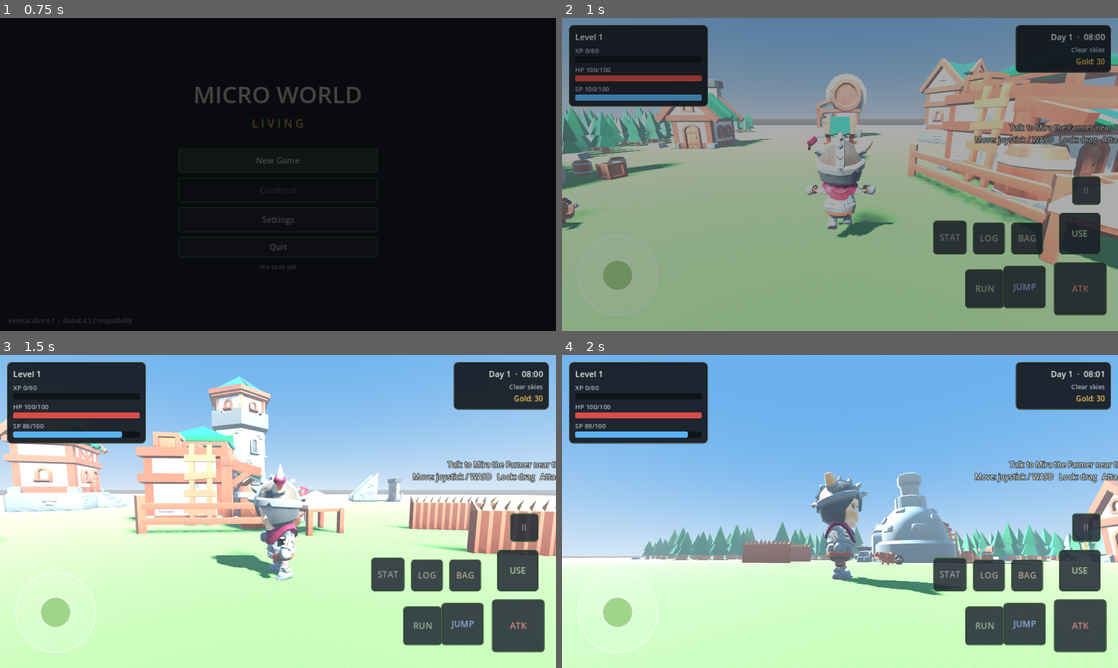
Above: before the commit, frames 1-4 (two rows, left to right).
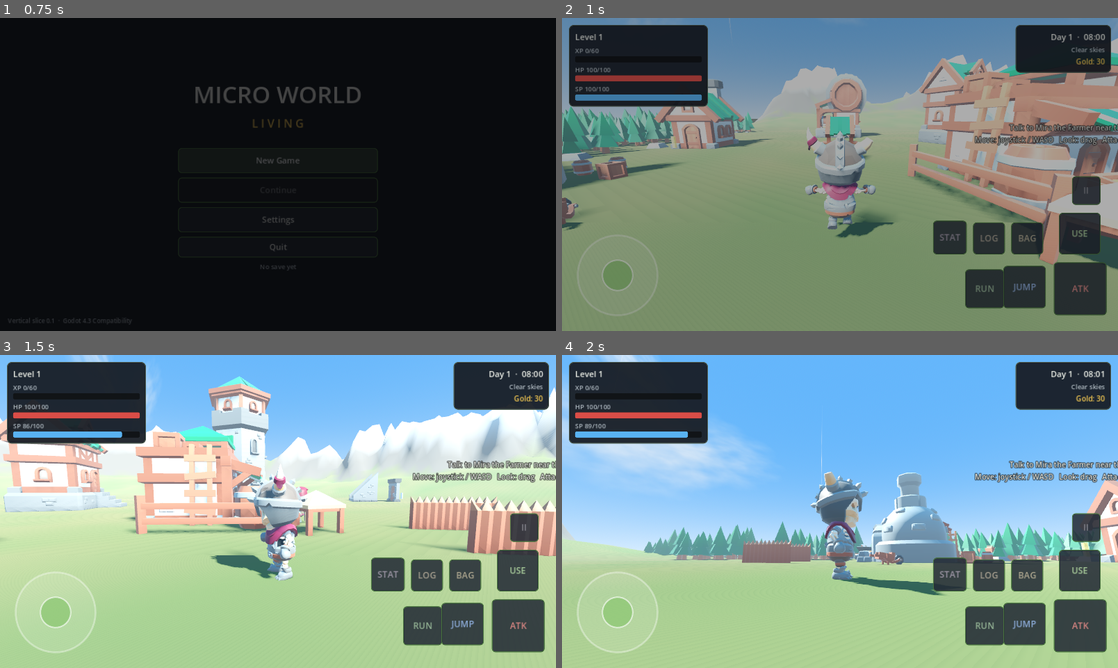
Above: after the commit, the same moments.

Repository: asdasdqqww111-lab/MICRO-WORLD-LIVING
Game: Godot game, scene res://scenes/main_menu/main_menu.tscn
Same seed, same stepped clock (60 frames per second), same inputs: the game is played once before the commit and once after it.
Inputs (mouse positions are in pixels of both pictures, inside the frame that each line leads up to):
- Up to frame 1 (0.75 s): click "New Game" at 0.5 s
- Up to frame 2 (1 s): no input
- Up to frame 3 (1.5 s): drag from (372, 511) to (333, 442) at 1.27 s
- Up to frame 4 (2 s): no input

Frame 1 is identical in both runs. In frame 2, 44% of the frame differs, in the area x 0-100%, y 0-100%; in frame 3, 51%; in frame 4, 32%.

Commit message:
phase B/C: procedural terrain, richer sky/lighting, drifting clouds, screenshot harness
- scripts/world/terrain.gd: seeded heightmap ArrayMesh (10k tris) + trimesh collider;
  village and western forest stay exactly flat so authored positions stay valid
- cloud_layer.gd: 12 unshaded drifting quads with an in-memory noise texture
- world_root: better ProceduralSky, filmic grade, aerial fog, moon light, clouds
- tests/screenshot_probe: renders 9 real captures to docs/screenshots (CI, GLES3)

Co-authored-by: arena-agent <297053741+arena-agent@users.noreply.github.com>

Diff:
--- /dev/null
+++ b/scripts/world/cloud_layer.gd
@@ -0,0 +1,79 @@
+class_name CloudLayer
+extends Node3D
+## Cheap drifting cloud deck: a dozen unshaded alpha quads with a procedurally
+## generated soft noise texture. No external assets, no volumetric raymarching,
+## so it stays inside the GLES3 / Android budget.
+
+const CLOUD_COUNT := 12
+const ALTITUDE := 78.0
+const SPREAD := 190.0
+const DRIFT := 1.6
+
+var _quads: Array[MeshInstance3D] = []
+var _speeds: Array[float] = []
+
+func _ready() -> void:
+	_build()
+
+func _build() -> void:
+	var texture := _make_texture()
+	var material := StandardMaterial3D.new()
+	material.shading_mode = BaseMaterial3D.SHADING_MODE_UNSHADED
+	material.transparency = BaseMaterial3D.TRANSPARENCY_ALPHA
+	material.albedo_texture = texture
+	material.albedo_color = Color(1.0, 1.0, 1.0, 0.72)
+	material.cull_mode = BaseMaterial3D.CULL_DISABLED
+	material.depth_draw_mode = BaseMaterial3D.DEPTH_DRAW_DISABLED
+	material.vertex_color_use_as_albedo = false
+
+	var rng := RandomNumberGenerator.new()
+	rng.seed = 4242
+	for i in CLOUD_COUNT:
+		var mesh := PlaneMesh.new()
+		var width := rng.randf_range(90.0, 170.0)
+		mesh.size = Vector2(width, width * rng.randf_range(0.35, 0.55))
+		var quad := MeshInstance3D.new()
+		quad.name = "Cloud%d" % i
+		quad.mesh = mesh
+		quad.material_override = material
+		quad.cast_shadow = GeometryInstance3D.SHADOW_CASTING_SETTING_OFF
+		quad.position = Vector3(
+			rng.randf_range(-SPREAD, SPREAD),
+			ALTITUDE + rng.randf_range(-6.0, 10.0),
+			rng.randf_range(-SPREAD, SPREAD))
+		quad.rotation.x = -PI * 0.5
+		quad.rotation.z = rng.randf_range(0.0, TAU)
+		quad.scale = Vector3.ONE * rng.randf_range(0.85, 1.3)
+		add_child(quad)
+		_quads.append(quad)
+		_speeds.append(rng.randf_range(0.6, 1.5))
+
+func _process(delta: float) -> void:
+	for i in _quads.size():
+		var quad := _quads[i]
+		if not is_instance_valid(quad):
+			continue
+		quad.position.x += DRIFT * _speeds[i] * delta
+		if quad.position.x > SPREAD:
+			quad.position.x = -SPREAD
+
+## Soft, irregular cloud sprite built in memory (no image files shipped).
+func _make_texture() -> ImageTexture:
+	const SIZE := 128
+	var image := Image.create(SIZE, SIZE, false, Image.FORMAT_RGBA8)
+	var noise := FastNoiseLite.new()
+	noise.seed = 77
+	noise.noise_type = FastNoiseLite.TYPE_SIMPLEX
+	noise.frequency = 0.035
+	noise.fractal_octaves = 4
+	var half := float(SIZE) * 0.5
+	for y in SIZE:
+		for x in SIZE:
+			var nx := (float(x) - half) / half
+			var ny := (float(y) - half) / half
+			var radial := clampf(1.0 - sqrt(nx * nx + ny * ny), 0.0, 1.0)
+			var puff := clampf(noise.get_noise_2d(float(x), float(y)) * 0.5 + 0.5, 0.0, 1.0)
+			var alpha := clampf(radial * (0.35 + puff * 0.95) - 0.12, 0.0, 1.0)
+			var shade := 0.88 + puff * 0.12
+			image.set_pixel(x, y, Color(shade, shade, shade * 0.99, alpha))
+	return ImageTexture.create_from_image(image)
--- /dev/null
+++ b/scripts/world/terrain.gd
@@ -0,0 +1,148 @@
+class_name Terrain
+extends RefCounted
+## Deterministic procedural terrain for the Eldoria valley.
+##
+## Replaces the old flat plane. Constraints that keep the vertical slice intact:
+##  * the village (r < FLAT_RADIUS) is exactly y = 0, so every existing prop,
+##    NPC, spawn point and collider keeps its authored position;
+##  * the western forest band (x <= FOREST_WEST_X) is also flat, so the
+##    MultiMesh trees and forest creature spawns stay grounded;
+##  * relief only appears between FLAT_RADIUS and RIDGE_END, then a mountain
+##    ring gives the horizon a real silhouette.
+## Generation is seeded, so saved worlds reload identically.
+
+const SIZE := 200.0
+const RES := 72
+const FLAT_RADIUS := 50.0
+const HILL_END := 78.0
+const RIDGE_END := 100.0
+const MAX_HILL := 7.5
+const MAX_RIDGE := 24.0
+const FOREST_WEST_X := -18.0
+
+const GRASS := Color(0.33, 0.45, 0.24)
+const GRASS_DRY := Color(0.45, 0.47, 0.28)
+const DIRT := Color(0.34, 0.27, 0.19)
+const ROCK := Color(0.36, 0.35, 0.33)
+const ROCK_LIGHT := Color(0.46, 0.45, 0.42)
+const SNOW := Color(0.86, 0.88, 0.9)
+
+static var _noise: FastNoiseLite
+static var _detail: FastNoiseLite
+
+static func _ensure_noise() -> void:
+	if _noise != null:
+		return
+	_noise = FastNoiseLite.new()
+	_noise.seed = 20261112
+	_noise.noise_type = FastNoiseLite.TYPE_SIMPLEX
+	_noise.frequency = 0.0085
+	_noise.fractal_type = FastNoiseLite.FRACTAL_FBM
+	_noise.fractal_octaves = 4
+	_noise.fractal_gain = 0.5
+	_detail = FastNoiseLite.new()
+	_detail.seed = 991
+	_detail.noise_type = FastNoiseLite.TYPE_SIMPLEX
+	_detail.frequency = 0.09
+	_detail.fractal_octaves = 2
+
+## Ground height at a world position. Safe to call from anywhere (static, seeded).
+static func height_at(x: float, z: float) -> float:
+	_ensure_noise()
+	var radius := sqrt(x * x + z * z)
+	if radius <= FLAT_RADIUS:
+		return 0.0
+	# Keep the western forest flat so trees/creatures/props stay authored.
+	var west_flat := smoothstep(FOREST_WEST_X, FOREST_WEST_X - 26.0, x)
+	var flatten := 1.0 - west_flat
+	if flatten <= 0.001:
+		return 0.0
+	var hill_mask := smoothstep(FLAT_RADIUS, HILL_END, radius)
+	var ridge_mask := smoothstep(HILL_END, RIDGE_END, radius)
+	var base := _noise.get_noise_2d(x, z)                       # -1..1
+	var height := hill_mask * MAX_HILL * (0.35 + 0.65 * (0.5 + 0.5 * base))
+	# Sharp, believable peaks: invert the noise distance into a ridge.
+	var ridge := pow(1.0 - absf(_noise.get_noise_2d(x * 1.7 + 120.0, z * 1.7 - 80.0)), 2.2)
+	height += ridge_mask * MAX_RIDGE * ridge
+	height += (hill_mask + ridge_mask) * 0.45 * _detail.get_noise_2d(x, z)
+	return maxf(0.0, height * flatten)
+
+## Terrain vertex colour: grass → dry grass → rock by slope, snow at altitude.
+static func color_at(x: float, z: float, height: float) -> Color:
+	var step := 1.6
+	var dx := height_at(x + step, z) - height_at(x - step, z)
+	var dz := height_at(x, z + step) - height_at(x, z - step)
+	var slope := sqrt(dx * dx + dz * dz) / (2.0 * step)        # 0 = flat, 1 = 45°
+	var color := GRASS.lerp(GRASS_DRY, clampf(_detail.get_noise_2d(x, z) * 0.5 + 0.5, 0.0, 1.0))
+	if height < 1.2:
+		color = color.lerp(DIRT, clampf(1.0 - height / 1.2, 0.0, 1.0) * 0.35)
+	color = color.lerp(ROCK.lerp(ROCK_LIGHT, 0.5), smoothstep(0.35, 0.75, slope))
+	color = color.lerp(SNOW, smoothstep(15.0, 21.0, height) * 0.85)
+	return color
+
+## Builds the terrain mesh + a static trimesh collider. Returns the body.
+static func build(parent: Node3D, size: float = SIZE, resolution: int = RES) -> StaticBody3D:
+	var body := StaticBody3D.new()
+	body.name = "Terrain"
+	body.collision_layer = 1
+	body.collision_mask = 0
+
+	var step := size / float(resolution)
+	var half := size * 0.5
+	var st := SurfaceTool.new()
+	st.begin(Mesh.PRIMITIVE_TRIANGLES)
+	for iz in resolution:
+		for ix in resolution:
+			var x0 := -half + float(ix) * step
+			var z0 := -half + float(iz) * step
+			var x1 := x0 + step
+			var z1 := z0 + step
+			var p00 := Vector3(x0, height_at(x0, z0), z0)
+			var p10 := Vector3(x1, height_at(x1, z0), z0)
+			var p01 := Vector3(x0, height_at(x0, z1), z1)
+			var p11 := Vector3(x1, height_at(x1, z1), z1)
+			_tri(st, p00, p10, p11)
+			_tri(st, p00, p11, p01)
+	st.generate_normals()
+	var mesh := st.commit()
+	mesh.resource_name = "TerrainMesh"
+
+	var instance := MeshInstance3D.new()
+	instance.name = "TerrainMesh"
+	instance.mesh = mesh
+	var mat := StandardMaterial3D.new()
+	mat.vertex_color_use_as_albedo = true
+	mat.roughness = 0.96
+	mat.metallic = 0.0
+	mat.specular_mode = BaseMaterial3D.SPECULAR_DISABLED
+	instance.material_override = mat
+	body.add_child(instance)
+
+	var shape := CollisionShape3D.new()
+	shape.name = "TerrainShape"
+	var concave := ConcavePolygonShape3D.new()
+	concave.set_faces(mesh.get_faces())
+	shape.shape = concave
+	body.add_child(shape)
+
+	parent.add_child(body)
+	body.global_position = Vector3.ZERO
+	return body
+
+static func _tri(st: SurfaceTool, a: Vector3, b: Vector3, c: Vector3) -> void:
+	# Counter-clockwise from above so normals point up.
+	st.set_color(color_at(a.x, a.z, a.y))
+	st.add_vertex(a)
+	st.set_color(color_at(b.x, b.z, b.y))
+	st.add_vertex(b)
+	st.set_color(color_at(c.x, c.z, c.y))
+	st.add_vertex(c)
+
+## Highest point of the terrain ring — used for sky/horizon framing.
+static func peak_height() -> float:
+	var best := 0.0
+	for probe in 48:
+		var angle := TAU * float(probe) / 48.0
+		var radius := RIDGE_END - 2.0
+		best = maxf(best, height_at(cos(angle) * radius, sin(angle) * radius))
+	return best
--- a/scripts/world/world_root.gd
+++ b/scripts/world/world_root.gd
@@ -9,7 +9,10 @@
 var dungeon: Dictionary = {}
 var forest_spawns: Array = []
 
+var terrain: StaticBody3D
 var sun: DirectionalLight3D
+var moon: DirectionalLight3D
+var clouds: CloudLayer
 var world_environment: WorldEnvironment
 var environment: Environment
 var day_night: DayNightCycle
@@ -34,20 +37,33 @@
 	environment.background_mode = Environment.BG_SKY
 	var sky := Sky.new()
 	var sky_material := ProceduralSkyMaterial.new()
-	sky_material.sky_top_color = Color(0.32, 0.55, 0.86)
-	sky_material.sky_horizon_color = Color(0.72, 0.82, 0.92)
-	sky_material.ground_bottom_color = Color(0.24, 0.26, 0.24)
-	sky_material.sun_angle_max = 12.0
+	# Semi-realistic stylized sky: deeper zenith, soft horizon haze, warm sun.
+	sky_material.sky_top_color = Color(0.22, 0.42, 0.76)
+	sky_material.sky_horizon_color = Color(0.66, 0.77, 0.88)
+	sky_material.sky_curve = 0.12
+	sky_material.ground_horizon_color = Color(0.42, 0.46, 0.44)
+	sky_material.ground_bottom_color = Color(0.2, 0.22, 0.21)
+	sky_material.ground_curve = 0.05
+	sky_material.sun_angle_max = 18.0
+	sky_material.sun_curve = 0.1
+	sky_material.sky_energy_multiplier = 1.0
 	sky.sky_material = sky_material
 	environment.sky = sky
 	environment.ambient_light_source = Environment.AMBIENT_SOURCE_SKY
-	environment.ambient_light_sky_contribution = 0.85
-	environment.ambient_light_energy = 0.7
+	environment.ambient_light_sky_contribution = 1.0
+	environment.ambient_light_energy = 0.9
 	environment.tonemap_mode = Environment.TONE_MAPPER_FILMIC
+	environment.tonemap_exposure = 1.05
+	# Gentle grade so the world is not washed-out; keeps mobile cost at zero.
+	environment.adjustment_enabled = true
+	environment.adjustment_contrast = 1.05
+	environment.adjustment_saturation = 1.08
+	environment.adjustment_brightness = 1.0
 	environment.fog_enabled = true
-	environment.fog_density = 0.006
-	environment.fog_light_color = Color(0.66, 0.73, 0.8)
-	environment.fog_sky_affect = 0.35
+	environment.fog_density = 0.0045
+	environment.fog_light_color = Color(0.62, 0.7, 0.8)
+	environment.fog_sky_affect = 0.3
+	environment.fog_aerial_perspective = 0.35
 	world_environment.environment = environment
 	add_child(world_environment)
 
@@ -55,12 +71,27 @@
 	sun.name = "Sun"
 	sun.shadow_enabled = true
 	sun.directional_shadow_mode = DirectionalLight3D.SHADOW_PARALLEL_2_SPLITS
-	sun.directional_shadow_max_distance = 70.0
-	sun.shadow_bias = 0.05
+	sun.directional_shadow_max_distance = 80.0
+	sun.shadow_bias = 0.04
+	sun.light_energy = 1.05
+	sun.light_color = Color(1.0, 0.96, 0.88)
 	add_child(sun)
 
+	moon = DirectionalLight3D.new()
+	moon.name = "Moon"
+	moon.shadow_enabled = false
+	moon.light_energy = 0.0
+	moon.light_color = Color(0.62, 0.72, 1.0)
+	add_child(moon)
+
+	clouds = CloudLayer.new()
+	clouds.name = "CloudLayer"
+	add_child(clouds)
+
 func _build_world() -> void:
-	WorldBuilder.build_ground(self, WorldBuilder.GROUND_SIZE)
+	# Terrain replaces the old flat plane (village + forest stay flat at y=0 so
+	# every authored position/collider remains valid).
+	terrain = Terrain.build(self, WorldBuilder.GROUND_SIZE)
 	landmarks = WorldBuilder.build_village(self)
 	interior = WorldBuilder.build_house_interior(self)
 	dungeon = WorldBuilder.build_dungeon(self)
--- /dev/null
+++ b/tests/screenshot_probe.gd
@@ -0,0 +1,96 @@
+extends Node3D
+## Renders the real game to PNGs so the visuals can be reviewed with evidence.
+## Requires a real rasteriser (CI runs it under xvfb + Mesa GLES3):
+##   xvfb-run -a godot --path . --rendering-driver opengl3 --resolution 1280x720 \
+##     tests/screenshot_probe.tscn
+## Output: res://docs/screenshots/*.png (committed by CI).
+
+const OUT_DIR := "res://docs/screenshots"
+
+# name, player position, camera yaw (deg), camera pitch (deg), distance, hud
+const SHOTS := [
+	{"name": "01_village_overview", "pos": Vector3(-8.0, 0.0, 16.0), "yaw": 18.0, "pitch": -20.0, "dist": 24.0, "hud": false},
+	{"name": "02_village_street", "pos": Vector3(2.0, 0.0, 7.0), "yaw": 165.0, "pitch": -8.0, "dist": 7.0, "hud": false},
+	{"name": "03_mountains", "pos": Vector3(0.0, 0.0, 12.0), "yaw": 0.0, "pitch": 4.0, "dist": 10.0, "hud": false},
+	{"name": "04_sky_clouds", "pos": Vector3(-4.0, 0.0, 18.0), "yaw": 40.0, "pitch": 26.0, "dist": 8.0, "hud": false},
+	{"name": "05_forest_floor", "pos": Vector3(-46.0, 0.0, 4.0), "yaw": 95.0, "pitch": -10.0, "dist": 9.0, "hud": false},
+	{"name": "06_house_interior", "pos": Vector3(500.0, 0.0, 2.0), "yaw": 0.0, "pitch": -8.0, "dist": 7.0, "hud": false},
+	{"name": "07_dungeon", "pos": Vector3(-500.0, 0.0, 4.0), "yaw": 0.0, "pitch": -6.0, "dist": 8.0, "hud": false},
+	{"name": "08_gameplay_hud", "pos": Vector3(-2.0, 0.0, 10.0), "yaw": 25.0, "pitch": -14.0, "dist": 11.0, "hud": true},
+]
+
+var _game: Node
+var _player: Player
+var _ui: Node
+
+func _ready() -> void:
+	_run()
+
+func _run() -> void:
+	DirAccess.make_dir_recursive_absolute(OUT_DIR)
+	_game = load("res://scenes/game/game.tscn").instantiate()
+	add_child(_game)
+	await _frames(40)
+
+	_player = get_tree().get_first_node_in_group("player") as Player
+	_ui = _find_ui()
+	if _player == null:
+		push_error("screenshot probe: no player")
+		get_tree().quit(1)
+		return
+
+	# Fixed morning light so every capture is comparable run-to-run.
+	if GameManager.world != null:
+		GameManager.world.hour = 9.0
+
+	for shot: Dictionary in SHOTS:
+		await _capture(shot)
+
+	# Main menu last (needs the game scene gone).
+	_game.queue_free()
+	await _frames(6)
+	var menu: Node = load("res://scenes/main_menu/main_menu.tscn").instantiate()
+	add_child(menu)
+	await _frames(15)
+	await _save("09_main_menu")
+	print("screenshot probe: done")
+	get_tree().quit(0)
+
+func _capture(shot: Dictionary) -> void:
+	_player.global_position = shot["pos"] as Vector3
+	_player.velocity = Vector3.ZERO
+	var rig := _player.camera_rig
+	rig.yaw = deg_to_rad(float(shot["yaw"]))
+	rig.pitch = float(shot["pitch"])
+	rig._target_distance = float(shot["dist"])
+	if rig.spring_arm != null:
+		rig.spring_arm.spring_length = float(shot["dist"])
+	if _ui != null:
+		_ui.visible = bool(shot["hud"])
+	await _frames(18)
+	await _save(String(shot["name"]))
+	if _ui != null:
+		_ui.visible = true
+
+func _save(shot_name: String) -> void:
+	await RenderingServer.frame_post_draw
+	var image := get_viewport().get_texture().get_image()
+	if image == null:
+		push_warning("screenshot probe: no image for " + shot_name)
+		return
+	var path := "%s/%s.png" % [OUT_DIR, shot_name]
+	var err := image.save_png(path)
+	print("shot %s -> %s (%s)" % [shot_name, path, "ok" if err == OK else "err %d" % err])
+
+func _find_ui() -> Node:
+	for child: Node in _game.get_children():
+		if child is CanvasLayer and child.name.to_lower().contains("ui"):
+			return child
+	for child: Node in _game.get_children():
+		if child is CanvasLayer:
+			return child
+	return null
+
+func _frames(count: int) -> void:
+	for i in count:
+		await get_tree().process_frame
--- /dev/null
+++ b/tests/screenshot_probe.tscn
@@ -0,0 +1,6 @@
+[gd_scene load_steps=2 format=3]
+
+[ext_resource type="Script" path="res://tests/screenshot_probe.gd" id="1_shots"]
+
+[node name="ScreenshotProbe" type="Node3D"]
+script = ExtResource("1_shots")
Not shown, added: docs/audit/PROJECT_AUDIT.md
